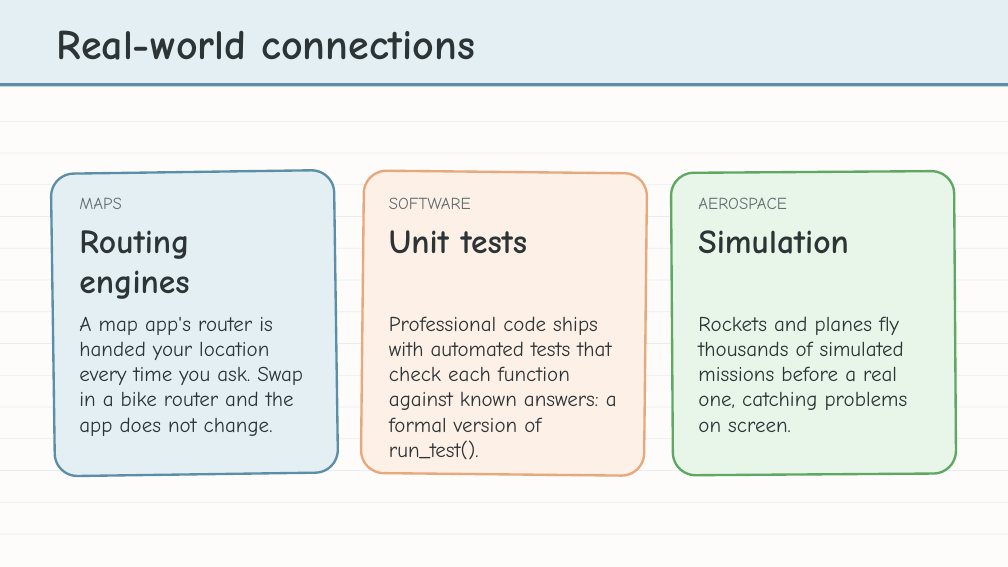
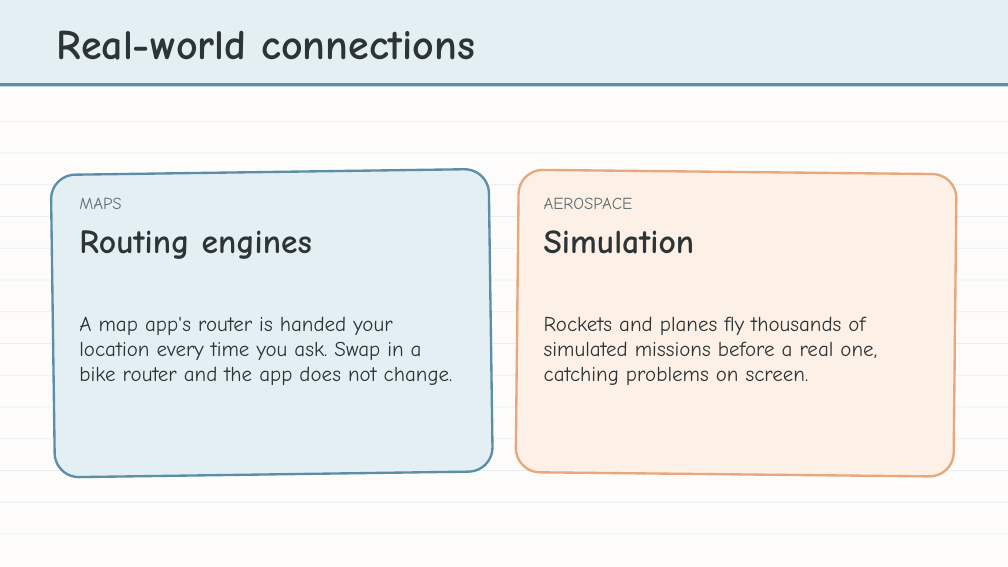
Before and after one commit to bradamiller/LearningPython, a slide deck: slide 31 of static/slides/module-04-manhattan/module-4-lesson-05-naming-and-testing-the-planner.pptx (slide 32 before the commit). Drawn at 1008x567 pixels with LibreOffice and Linux fonts; fonts in the diff are those of the drawing. Boxes give left, top, right and bottom in pixels: in the first picture for what was removed or moved away, otherwise in the second. Text is boxed around its words. In the diff, an @@ line names an element or a change of style, - is before the commit and + after.

```diff
--- a/static/slides/module-04-manhattan/module-4-lesson-05-naming-and-testing-the-planner.pptx
+++ b/static/slides/module-04-manhattan/module-4-lesson-05-naming-and-testing-the-planner.pptx
@@ rounded rectangle: place and size @@
-rounded rectangle at (51,170,338,476)
+rounded rectangle at (51,169,493,477)
@@ rounded rectangle: place and size @@
-rounded rectangle at (361,170,647,476)
+rounded rectangle at (516,169,957,476)
@@ rounded rectangle removed at (671,171,956,475) @@
@@ text removed at (389,197,471,209) @@
-SOFTWARE
@@ text "AEROSPACE": place and size @@
-text "AEROSPACE" at (698,197,787,209)
+text "AEROSPACE" at (544,197,633,209)
@@ text "Routing engines" rewrapped from (79,230,189,299) to (79,230,312,259) @@
@@ text removed at (389,230,527,253) @@
-Unit tests
@@ text "Simulation": place and size @@
-text "Simulation" at (698,230,848,254)
+text "Simulation" at (544,230,694,254)
@@ text "A map app's router is ..." rewrapped from (79,317,303,436) to (79,316,453,385) @@
@@ text "Rockets and planes fly thousands ..." rewrapped from (698,316,908,432) to (544,316,877,385) @@
@@ text removed at (389,316,617,459) @@
-Professional code ships with automated tests that check each function against known answers: a formal version of run_test().
```
Also in this commit, not shown: 4 other slides changed, 1 slide removed, 5 other files.
